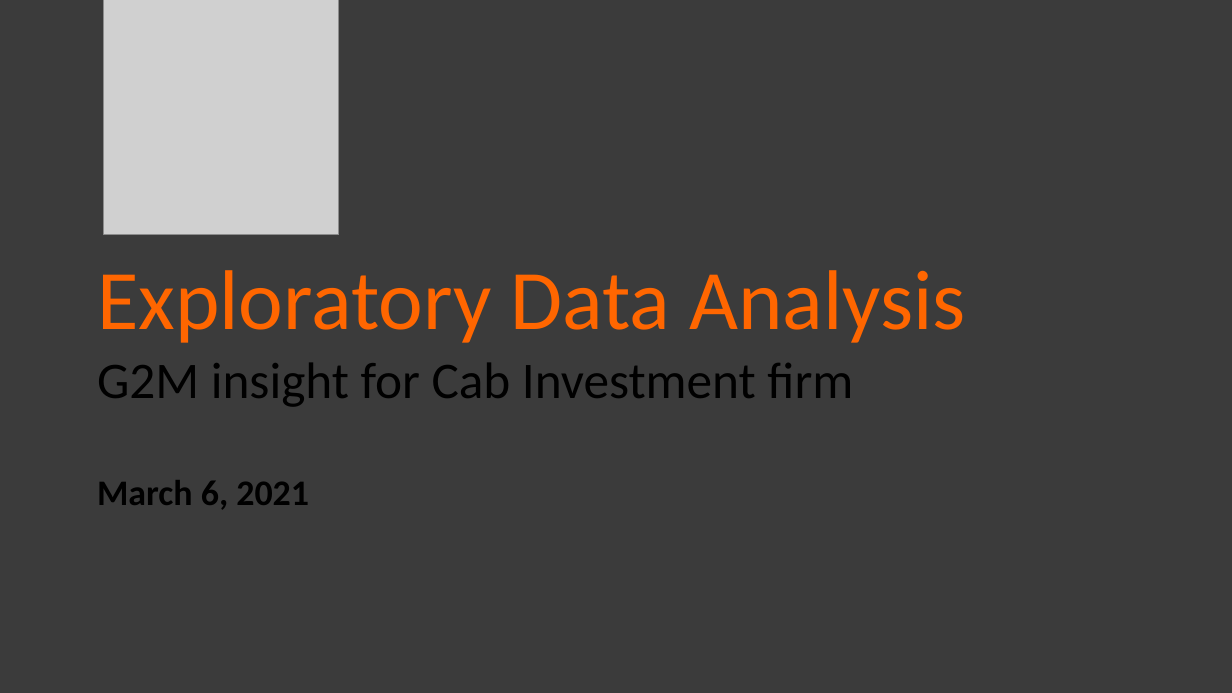
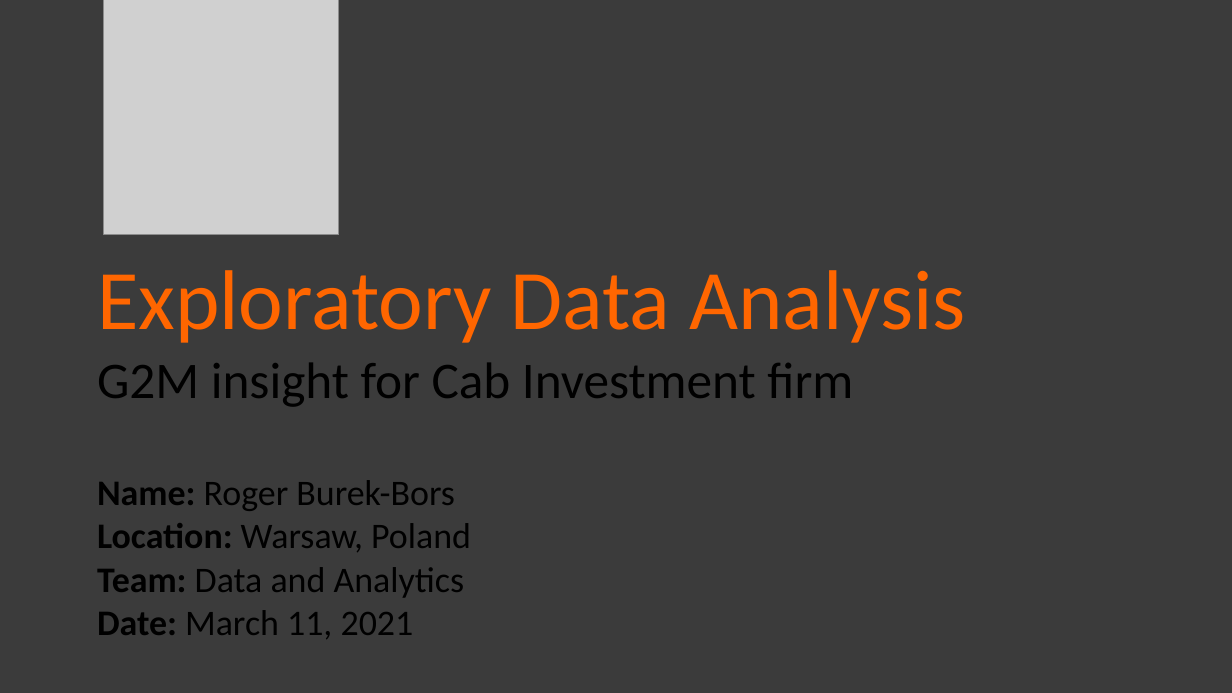
Before and after one commit to DataGlacier/VC, a slide deck: slide 1 of G2M_Cabs/old/Presentation_EDA-Cab.pptx. Drawn at 1232x693 pixels with LibreOffice and Linux fonts; fonts in the diff are those of the drawing; grey boxes stand for pictures. Boxes give left, top, right and bottom in pixels: in the first picture for what was removed or moved away, otherwise in the second. Text is boxed around its words. In the diff, an @@ line names an element or a change of style, - is before the commit and + after.

```diff
--- a/G2M_Cabs/old/Presentation_EDA-Cab.pptx
+++ b/G2M_Cabs/old/Presentation_EDA-Cab.pptx
@@ text at [97, 480, 471, 639]: text changed; bold off @@
-March 6, 2021
+Name: Roger Burek-Bors
+Location: Warsaw, Poland
+Team: Data and Analytics
+Date: March 11, 2021
```
Also in this commit, not shown: 8 other slides changed, 1 other file.
